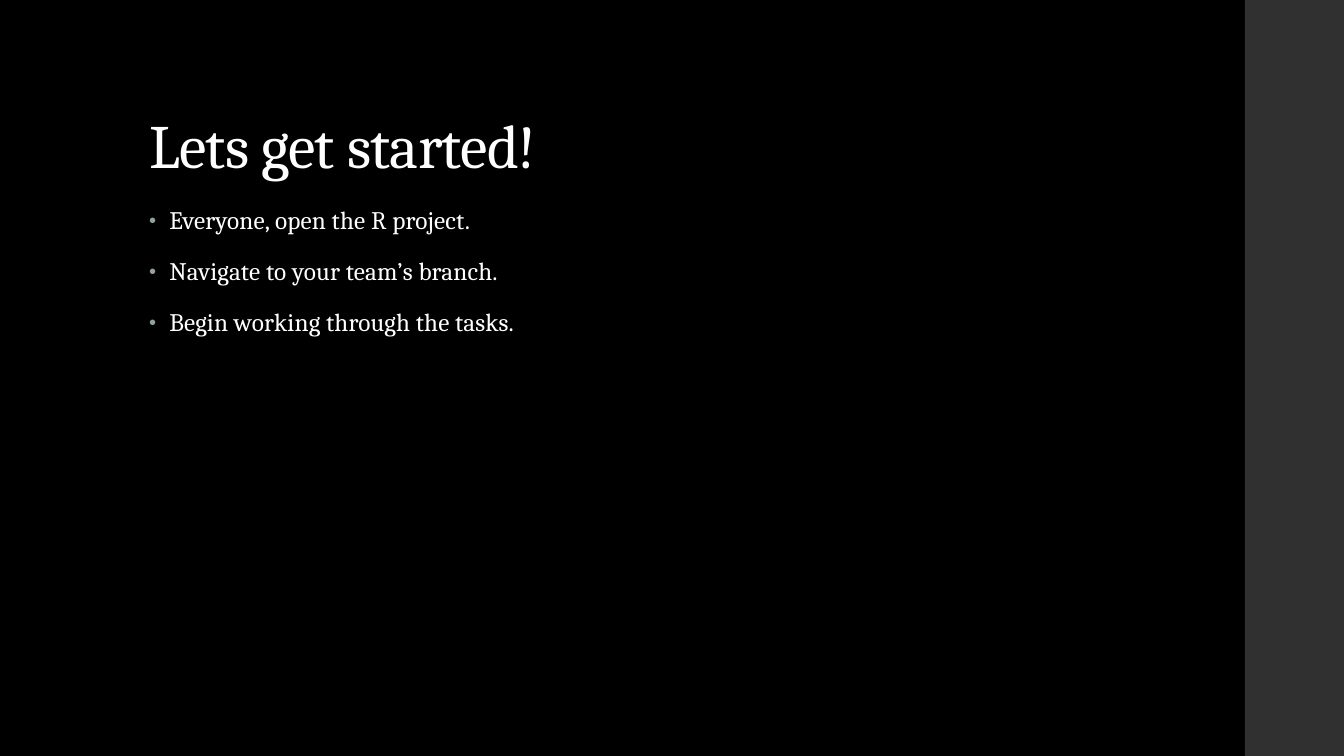
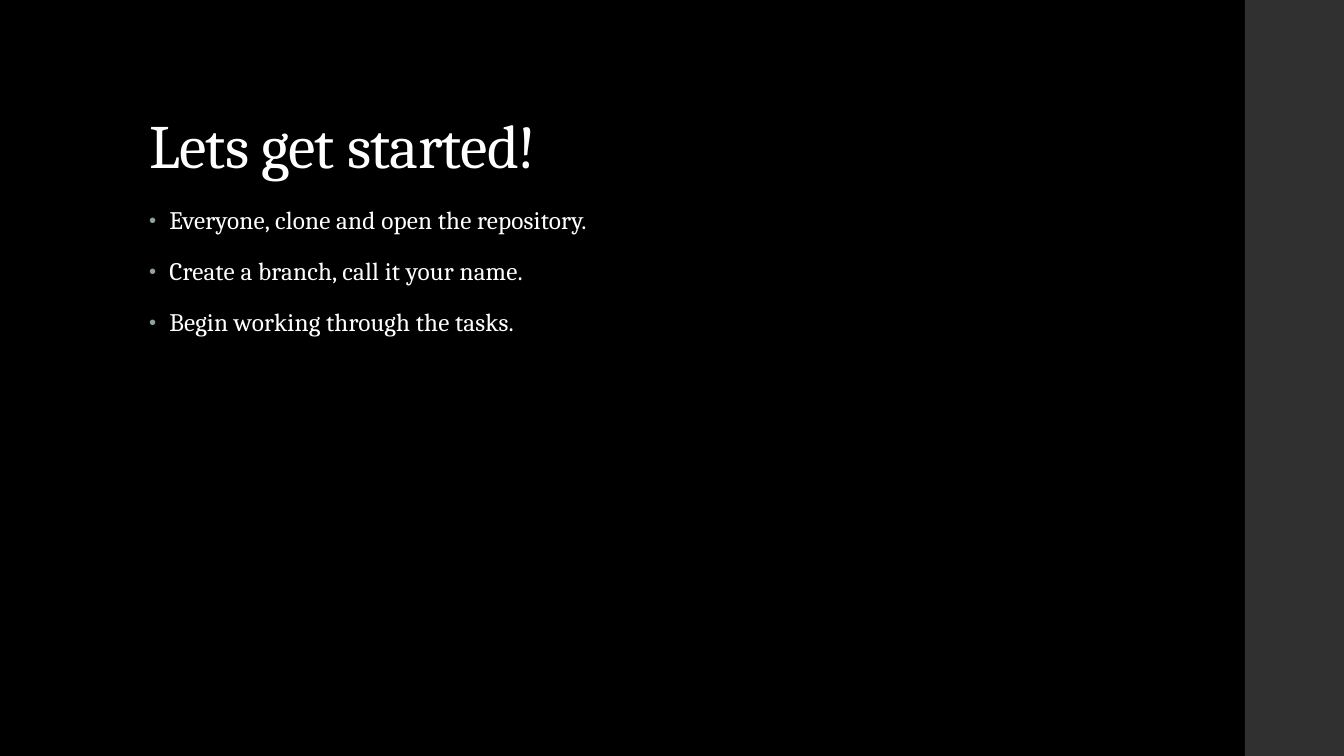
Before and after one commit to dfe-analytical-services/techskills_workshops, a slide deck: slide 11 of slides/workshopslides_RforRAP.pptx. Drawn at 1344x756 pixels with LibreOffice and Linux fonts; fonts in the diff are those of the drawing. Boxes give left, top, right and bottom in pixels: in the first picture for what was removed or moved away, otherwise in the second. Text is boxed around its words. In the diff, an @@ line names an element or a change of style, - is before the commit and + after.

```diff
--- a/slides/workshopslides_RforRAP.pptx
+++ b/slides/workshopslides_RforRAP.pptx
@@ text at [169, 211, 586, 286]: text changed @@
-• Everyone, open the R project.
-• Navigate to your team’s branch.
+• Everyone, clone and open the repository.
+• Create a branch, call it your name.
```
Also in this commit, not shown: 1 other slide changed.
